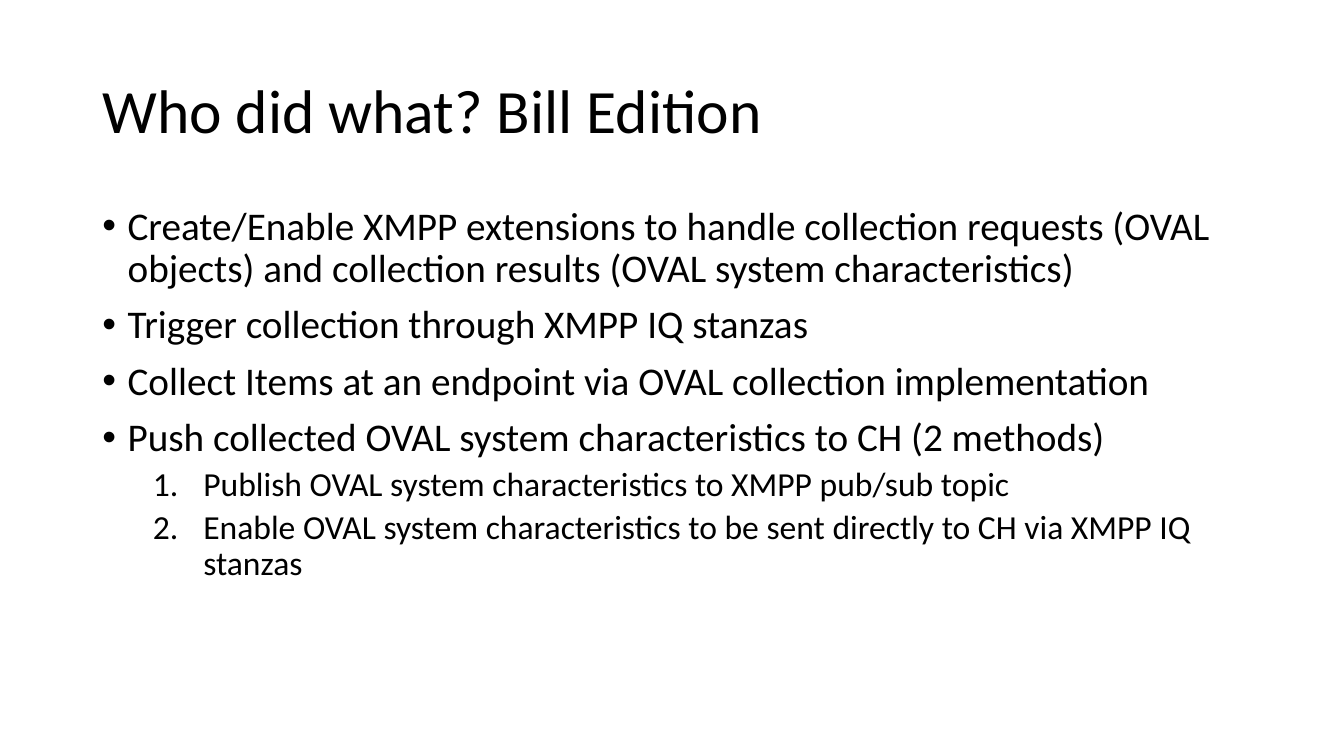
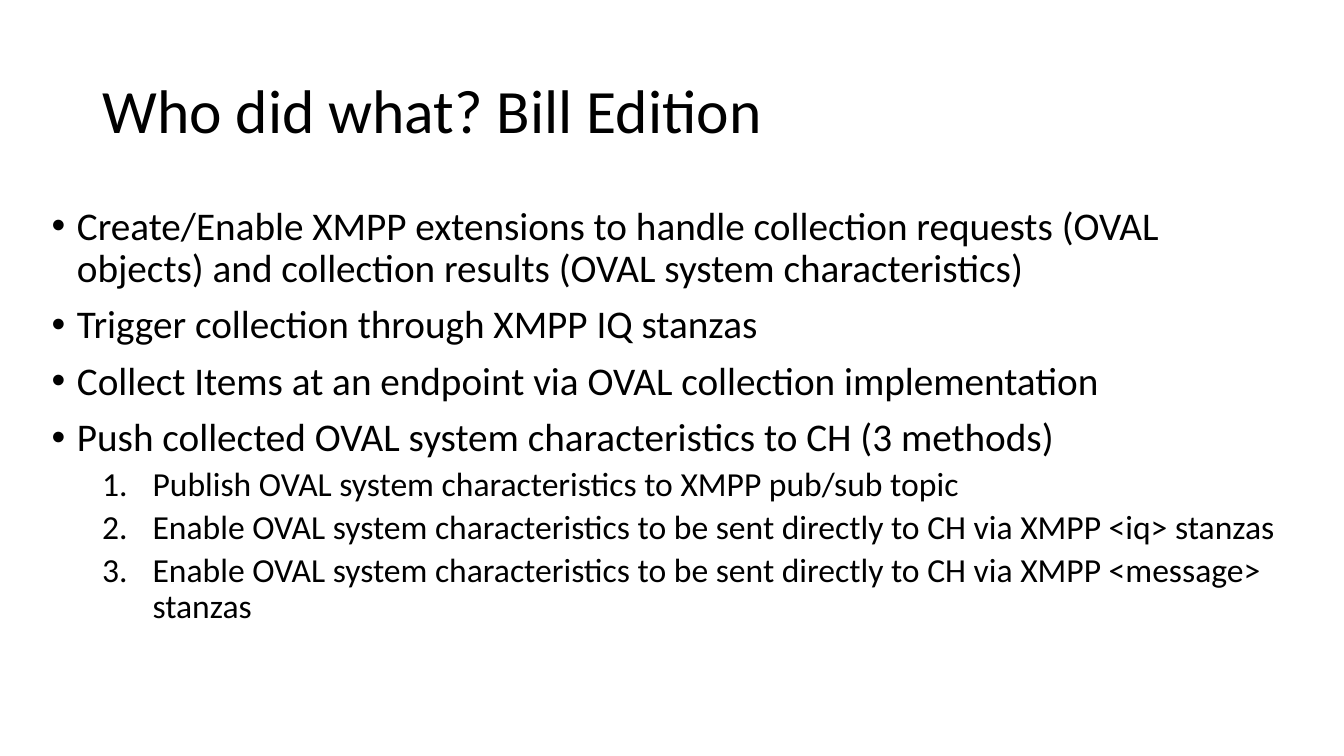
Before and after one commit to wmunyan/SACM-Sandbox, a slide deck: slide 7 of ietf-105/IETF105-Hackathon.pptx (slide 8 before the commit). Drawn at 1344x756 pixels with LibreOffice and Linux fonts; fonts in the diff are those of the drawing. Boxes give left, top, right and bottom in pixels: in the first picture for what was removed or moved away, otherwise in the second. Text is boxed around its words. In the diff, an @@ line names an element or a change of style, - is before the commit and + after.

Commit message:
Updated schemas, etc
Updated collection schemas, scratch files, etc

```diff
--- a/ietf-105/IETF105-Hackathon.pptx
+++ b/ietf-105/IETF105-Hackathon.pptx
@@ text "Create/Enable XMPP extensions to handle ..." moved from (x1=128, y1=211, x2=1209, y2=576) to (x1=77, y1=211, x2=1274, y2=619) @@
@@ text at (x1=77, y1=422, x2=1054, y2=458): text changed @@
-• Push collected OVAL system characteristics to CH (2 methods)
+• Push collected OVAL system characteristics to CH (3 methods)
@@ text at (x1=153, y1=515, x2=1274, y2=619): text changed @@
-  2. Enable OVAL system characteristics to be sent directly to CH via XMPP IQ stanzas
+  2. Enable OVAL system characteristics to be sent directly to CH via XMPP <iq> stanzas
+  3. Enable OVAL system characteristics to be sent directly to CH via XMPP <message> stanzas
```
Also in this commit, not shown: 5 other slides changed, 1 slide added, 9 other files.
